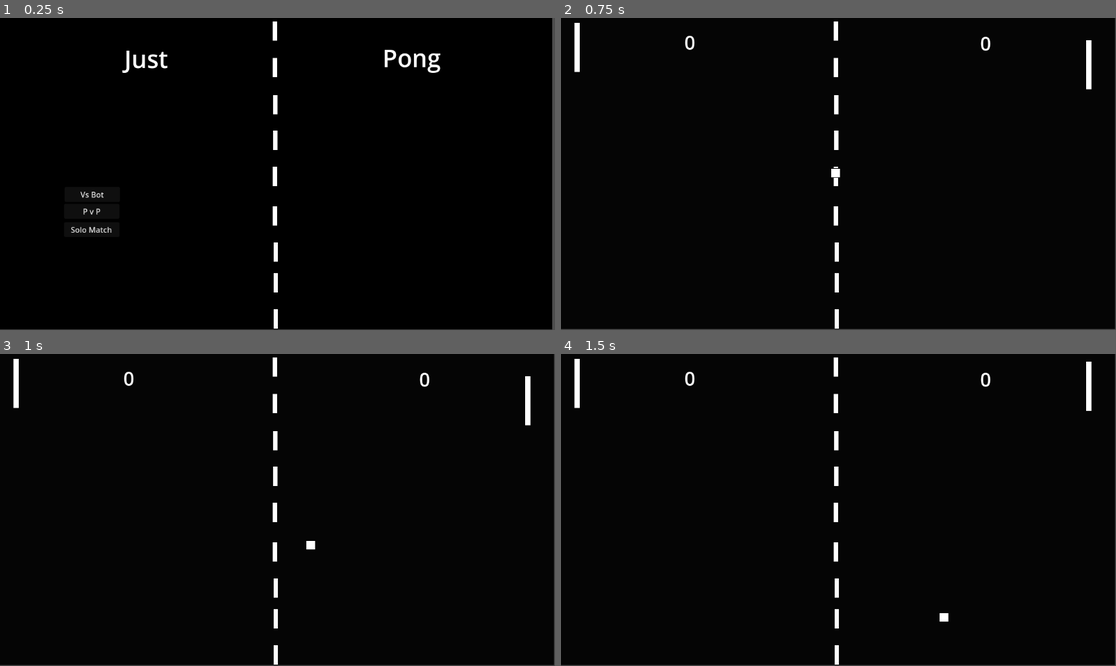
Above: before the commit, frames 1-4 (two rows, left to right).
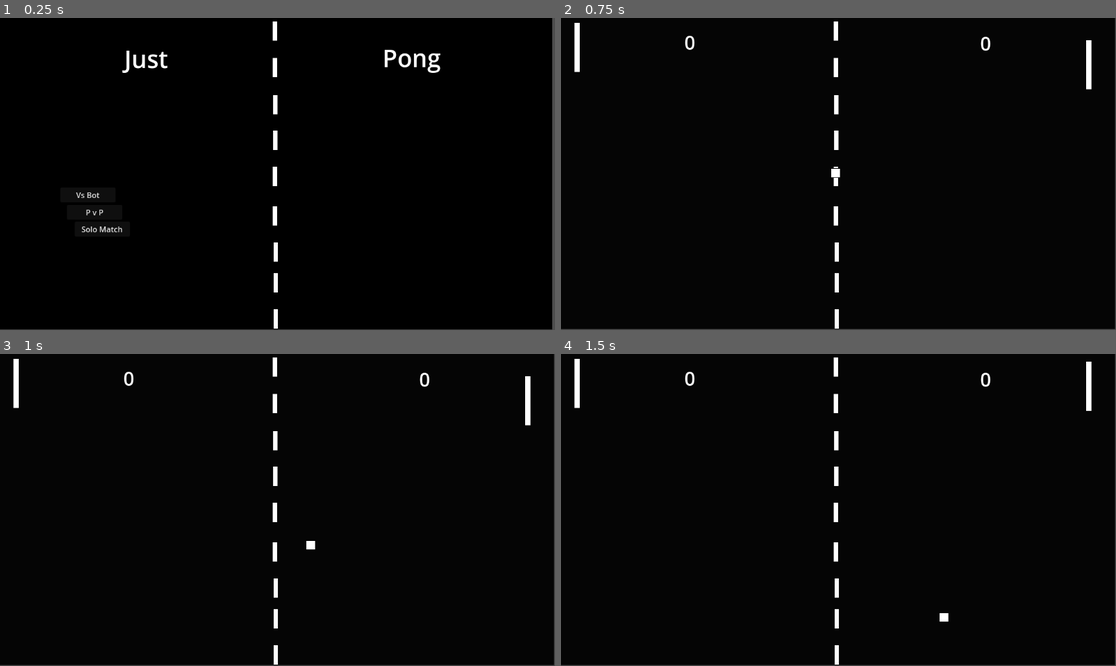
Above: after the commit, the same moments.

Repository: ZakisKuniklo/Just-Pong
Game: Godot game, scene res://menu.tscn
The game is run twice, just before and just after one commit, with the same random seed, the same clock (stepped at 60 frames per second) and the same inputs.
Inputs:
- Up to frame 1 (0.25 s): no input
- Up to frame 2 (0.75 s): click "Solo Match" at 0.5 s
- Up to frame 3 (1 s): no input
- Up to frame 4 (1.5 s): hold Up (ui_up) from 1.28 s (still down)

The runs differ from the first frame. In frame 1, 0.2% of the frame differs, in the area x 12-23%, y 55-69%; in frame 2, nothing differs; in frame 3, nothing differs; in frame 4, nothing differs.

Commit message:
git info

Diff:
--- a/menu.tscn
+++ b/menu.tscn
@@ -92,6 +92,7 @@
 text = "Just"
 
 [node name="Label2" type="Label" parent="."]
+layout_mode = 0
 offset_left = 794.0
 offset_top = 48.0
 offset_right = 834.0
@@ -103,27 +104,31 @@
 layout_mode = 0
 offset_left = 134.0
 offset_top = 351.0
-offset_right = 316.0
+offset_right = 255.0
 offset_bottom = 478.0
 
 [node name="vsBot" type="Button" parent="MenuBar"]
 layout_mode = 0
-offset_right = 115.0
-offset_bottom = 31.0
+offset_left = -9.0
+offset_top = 1.0
+offset_right = 106.0
+offset_bottom = 32.0
 text = "Vs Bot"
 
 [node name="pvp" type="Button" parent="MenuBar"]
-offset_left = -1.0
-offset_top = 35.0
-offset_right = 114.0
-offset_bottom = 66.0
+layout_mode = 0
+offset_left = 5.0
+offset_top = 37.0
+offset_right = 120.0
+offset_bottom = 68.0
 text = "P v P"
 
 [node name="solo" type="Button" parent="MenuBar"]
-offset_left = -1.0
-offset_top = 73.0
-offset_right = 114.0
-offset_bottom = 104.0
+layout_mode = 0
+offset_left = 21.0
+offset_top = 72.0
+offset_right = 136.0
+offset_bottom = 103.0
 text = "Solo Match"
 
 [connection signal="pressed" from="MenuBar/vsBot" to="." method="_on_vs_bot_pressed"]
Not shown, changed: export_presets.cfg
Not shown, added: .gitattributes
Not shown, added: .gitignore
